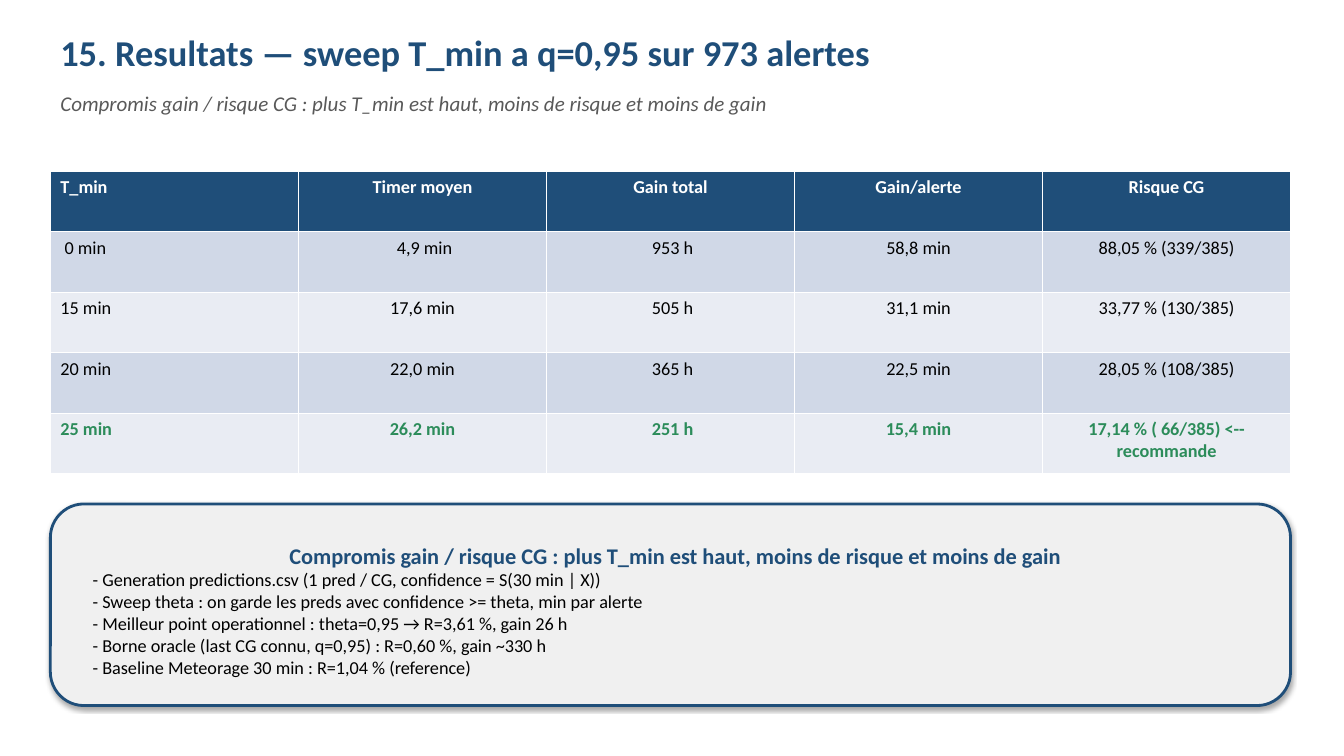
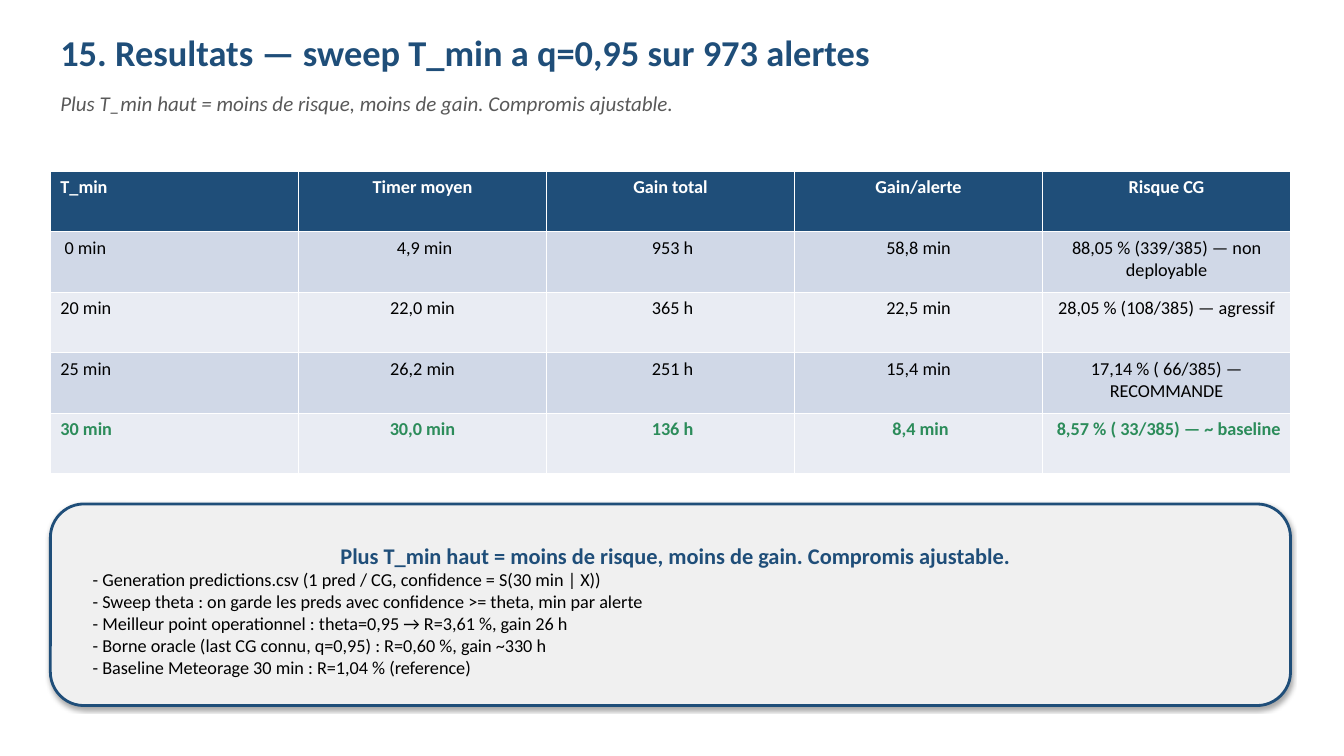
Before and after one commit to enriquealves02-jpg/PROJET_oral_m2fin, a slide deck: slide 16 of presentation_oral.pptx. Drawn at 1344x756 pixels with LibreOffice and Linux fonts; fonts in the diff are those of the drawing. Boxes give left, top, right and bottom in pixels: in the first picture for what was removed or moved away, otherwise in the second. Text is boxed around its words. In the diff, an @@ line names an element or a change of style, - is before the commit and + after.

```diff
--- a/presentation_oral.pptx
+++ b/presentation_oral.pptx
@@ text at box(60, 96, 673, 115): text changed @@
-Compromis gain / risque CG : plus T_min est haut, moins de risque et moins de gain
+Plus T_min haut = moins de risque, moins de gain. Compromis ajustable.
@@ table at box(50, 171, 1291, 474) @@
-row 2, column 5: 88,05 % (339/385)
+row 2, column 5: 88,05 % (339/385) — non deployable
-row 3: 15 min | 17,6 min | 505 h | 31,1 min | 33,77 % (130/385)
+row 3: 20 min | 22,0 min | 365 h | 22,5 min | 28,05 % (108/385) — agressif
-row 4: 20 min | 22,0 min | 365 h | 22,5 min | 28,05 % (108/385)
+row 4: 25 min | 26,2 min | 251 h | 15,4 min | 17,14 % ( 66/385) — RECOMMANDE
-row 5: 25 min | 26,2 min | 251 h | 15,4 min | 17,14 % ( 66/385) <-- recommande
+row 5: 30 min | 30,0 min | 136 h | 8,4 min | 8,57 % ( 33/385) — ~ baseline
@@ text in rounded rectangle at box(340, 548, 1010, 568): text changed @@
-Compromis gain / risque CG : plus T_min est haut, moins de risque et moins de gain
+Plus T_min haut = moins de risque, moins de gain. Compromis ajustable.
```
Also in this commit, not shown: 3 other slides changed, 2 other files.
